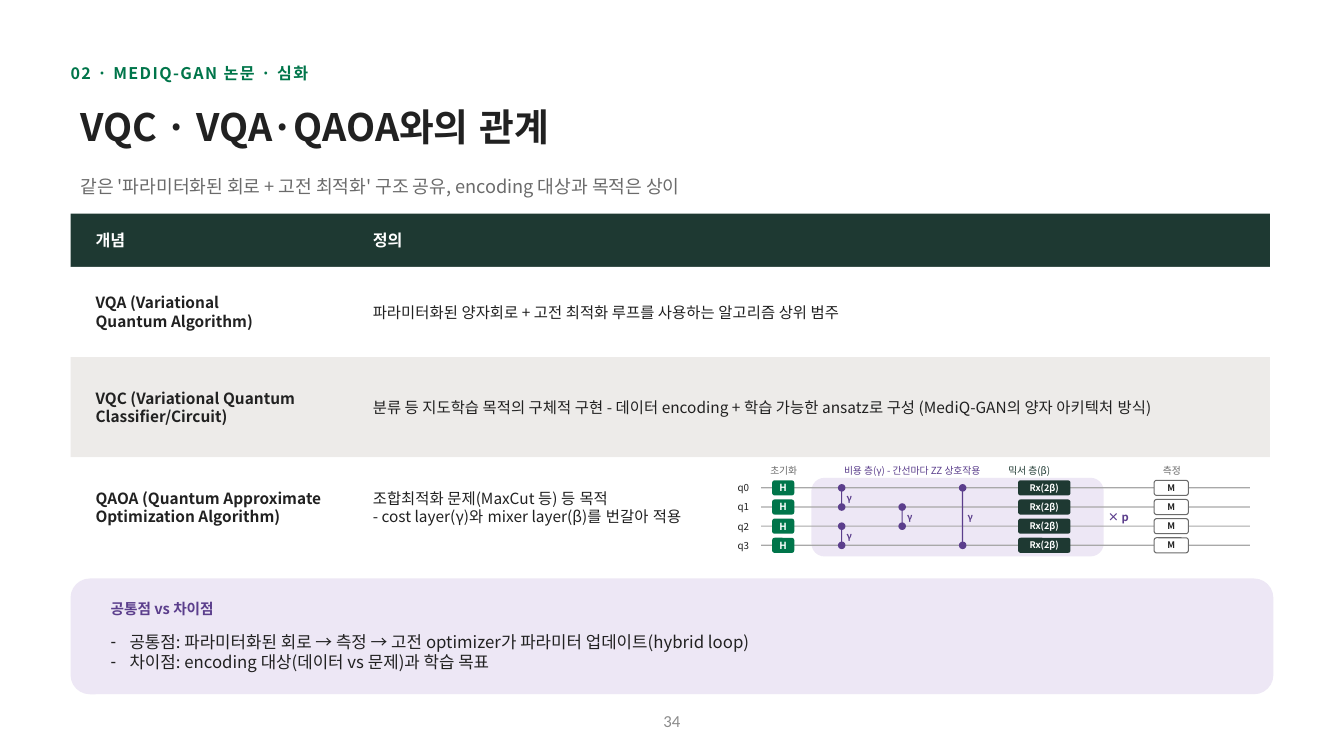
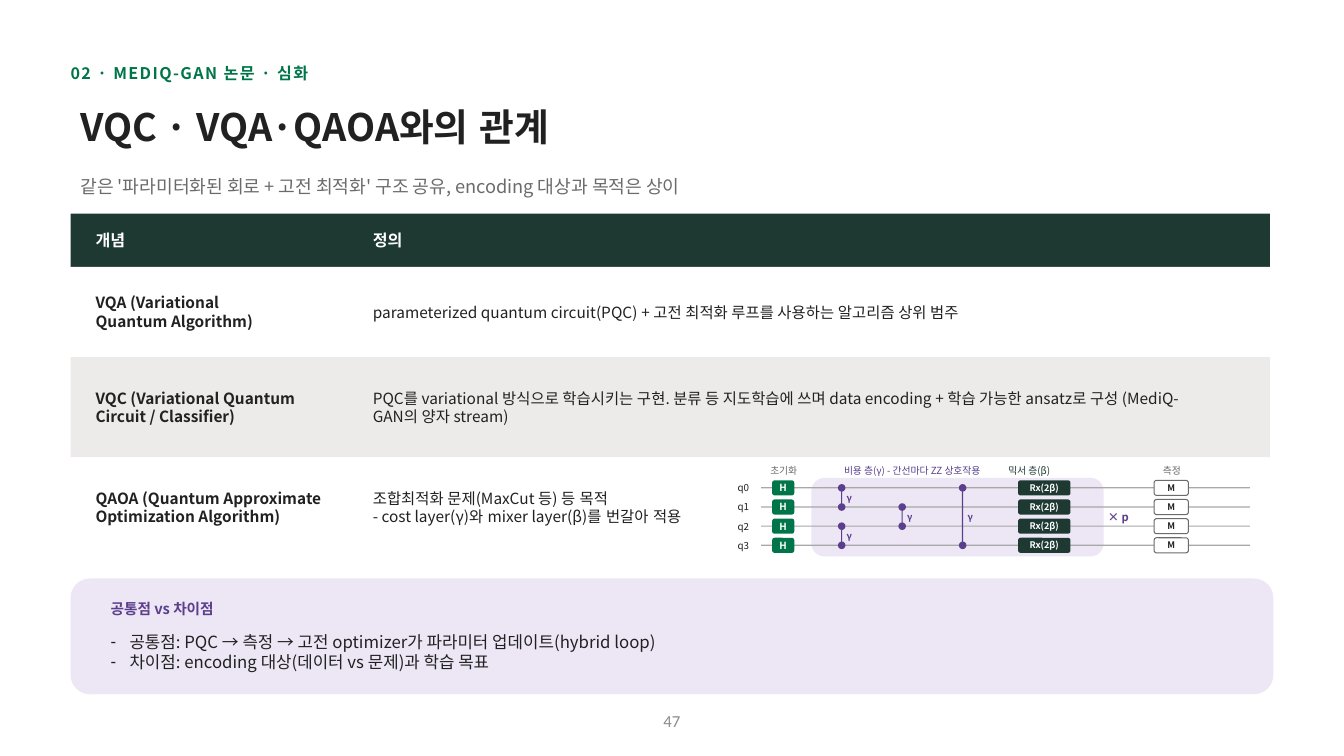
Before and after one commit to hyunhp/skin_disease_qml, a slide deck: slide 47 of practice/day1_slides/day1_theory_slides.pptx (slide 34 before the commit). Drawn at 1344x756 pixels with LibreOffice and Linux fonts; fonts in the diff are those of the drawing. Boxes give left, top, right and bottom in pixels: in the first picture for what was removed or moved away, otherwise in the second. Text is boxed around its words. In the diff, an @@ line names an element or a change of style, - is before the commit and + after.

```diff
--- a/practice/day1_slides/day1_theory_slides.pptx
+++ b/practice/day1_slides/day1_theory_slides.pptx
@@ text at <box>373,305,958,322</box>: text changed @@
-파라미터화된 양자회로 + 고전 최적화 루프를 사용하는 알고리즘 상위 범주
+parameterized quantum circuit(PQC) + 고전 최적화 루프를 사용하는 알고리즘 상위 범주
@@ text at <box>96,409,235,425</box>: text changed @@
-Classifier/Circuit)
+Circuit / Classifier)
@@ text at <box>373,391,1179,425</box>: text changed @@
-분류 등 지도학습 목적의 구체적 구현 - 데이터 encoding + 학습 가능한 ansatz로 구성 (MediQ-GAN의 양자 아키텍처 방식)
+PQC를 variational 방식으로 학습시키는 구현. 분류 등 지도학습에 쓰며 data encoding + 학습 가능한 ansatz로 구성 (MediQ-GAN의 양자 stream)
@@ text at <box>130,634,655,652</box>: text changed @@
-– 공통점: 파라미터화된 회로 → 측정 → 고전 optimizer가 파라미터 업데이트(hybrid loop)
+– 공통점: PQC → 측정 → 고전 optimizer가 파라미터 업데이트(hybrid loop)
@@ page number at <box>663,716,680,727</box>: text changed @@
-34
+47
```
Also in this commit, not shown: 10 other slides changed, 14 slides added, 34 other files.
